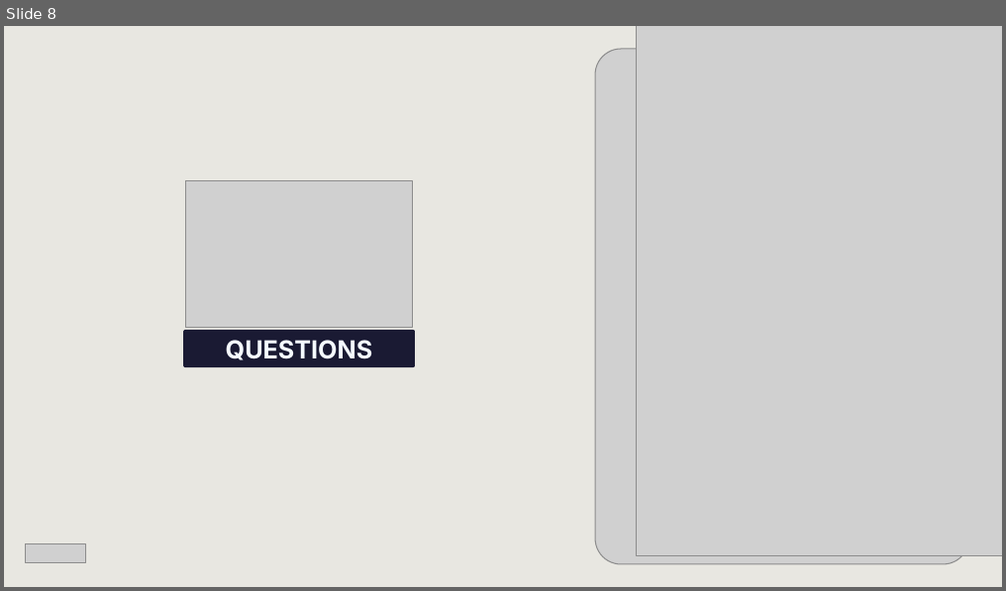
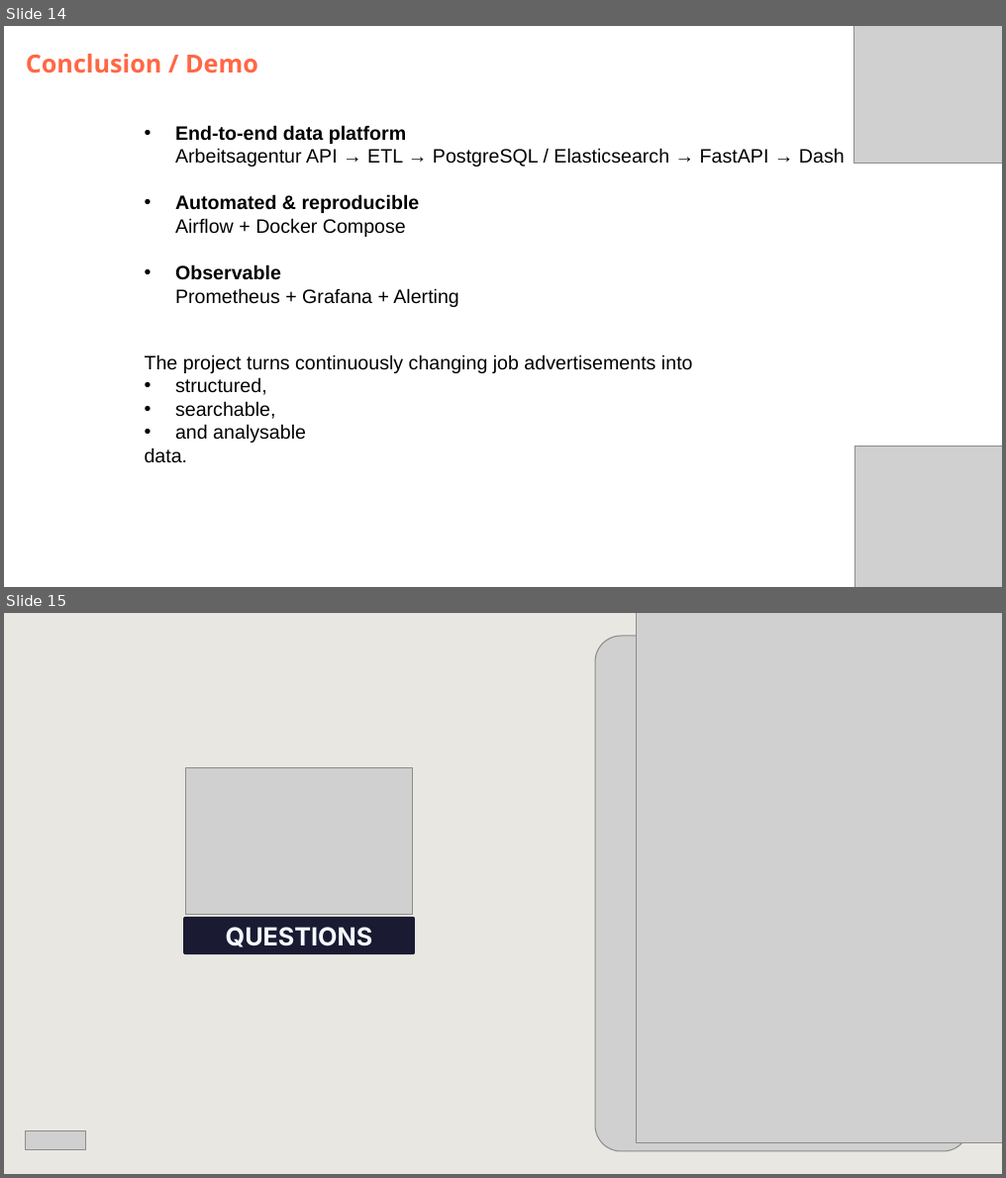
Before and after one commit to DataScientest-Studio/jun26bde-job-market, a slide deck: docs/defence/Defence.pptx. Shown one above the other, each under a label of ours: slide 8 before the commit, slides 14 and 15 after it. The pictures are 1006x591 and 1006x1178 pixels, drawn with LibreOffice and Linux fonts; fonts in the diff are those of the drawing; grey boxes stand for pictures; background and template pictures are left out. Boxes give left, top, right and bottom in pixels: in the first picture for what was removed or moved away, otherwise in the second. Text is boxed around its words. In the diff, an @@ line names an element or a change of style, - is before the commit and + after.

```diff
--- a/docs/defence/Defence.pptx
+++ b/docs/defence/Defence.pptx
@@ slide 14 added at (4, 26, 1002, 587), background #FFFFFF @@
@@ subtitle added at (26, 54, 258, 74), 18 pt, text #FF6745, bold @@
+Conclusion / Demo
@@ picture added at (854, 26, 1002, 164) @@
@@ text added at (175, 125, 845, 307), 14 pt, text #000000 @@
+• End-to-end data platform
+  Arbeitsagentur API → ETL → PostgreSQL / Elasticsearch → FastAPI → Dash
+• Automated & reproducible
+  Airflow + Docker Compose
+• Observable
+  Prometheus + Grafana + Alerting
@@ text added at (145, 355, 693, 464), 14 pt, text #000000 @@
+The project turns continuously changing job advertisements into
+• structured,
+• searchable,
+• and analysable
+data.
@@ picture added at (854, 446, 1002, 587) @@
@@ what was slide 8 is now slide 15 @@
```
Also in this commit, not shown: 5 slides changed, 8 other slides added, 2 slides removed, 33 other files.
